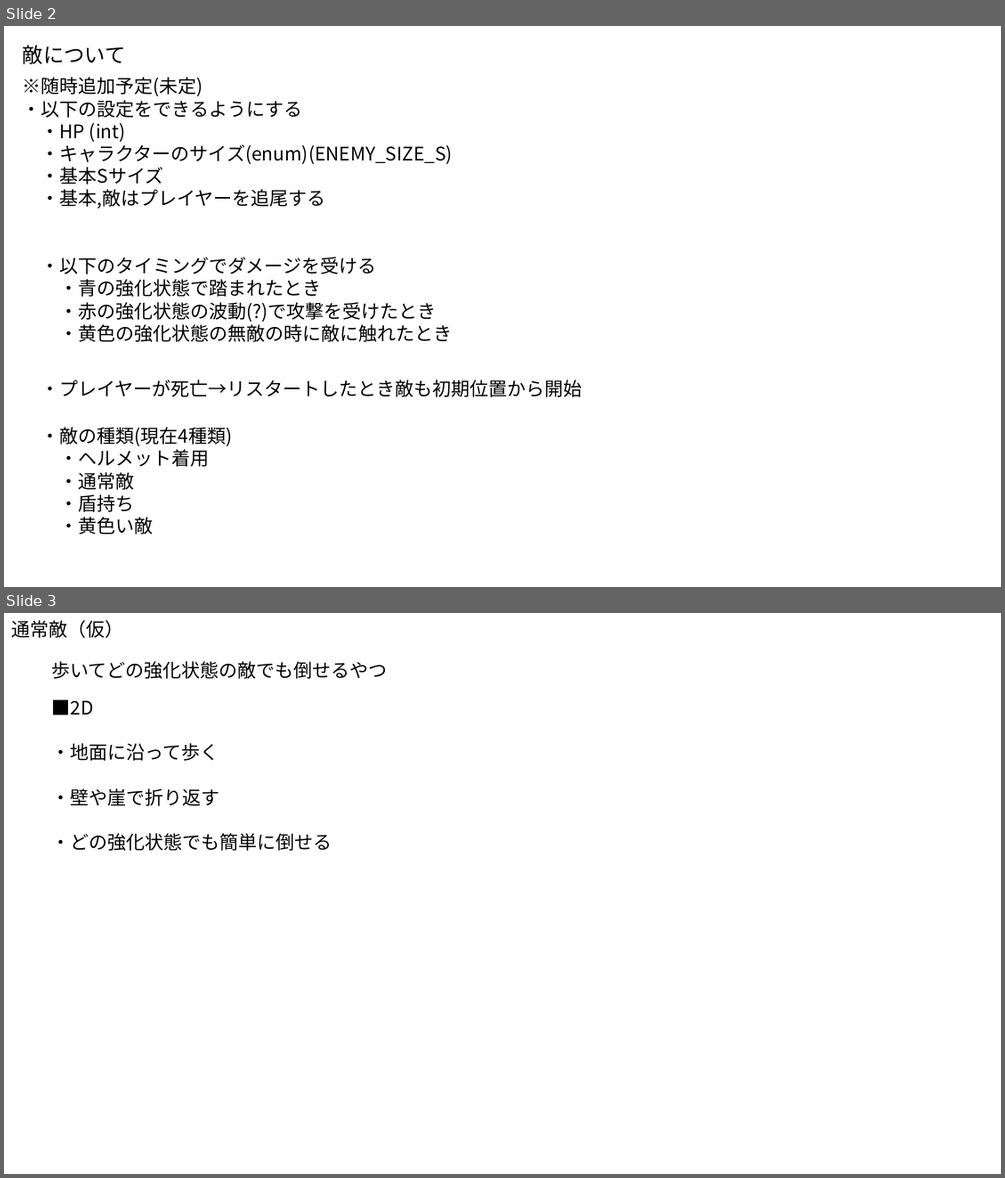
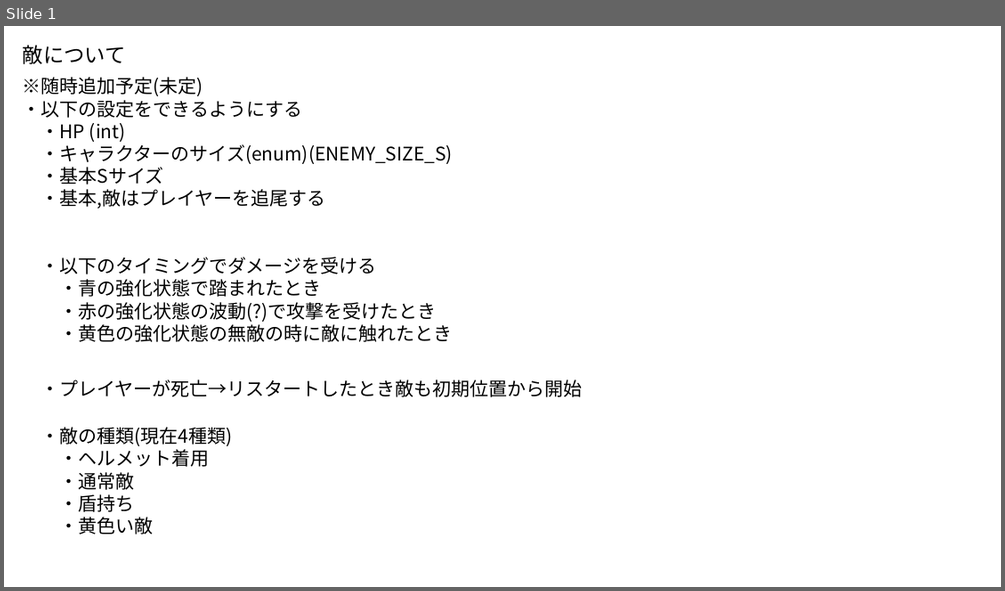
Before and after one commit to Akiyoshi-2/GameProbuctionPractice1, a slide deck: 仕様書/敵.pptx. Shown one above the other, each under a label of ours: slides 2 and 3 before the commit, slide 1 after it. The pictures are 1005x1178 and 1005x591 pixels, drawn with LibreOffice and Linux fonts; fonts in the diff are those of the drawing. Boxes give left, top, right and bottom in pixels: in the first picture for what was removed or moved away, otherwise in the second. Text is boxed around its words. In the diff, an @@ line names an element or a change of style, - is before the commit and + after.

```diff
--- a/仕様書/敵.pptx
+++ b/仕様書/敵.pptx
@@ slide 3 removed at (x1=4, y1=613, x2=1001, y2=1174), background #FFFFFF @@
@@ title removed at (x1=11, y1=620, x2=123, y2=638) @@
-通常敵（仮）
@@ text removed at (x1=51, y1=661, x2=387, y2=679) @@
-歩いてどの強化状態の敵でも倒せるやつ
@@ text removed at (x1=51, y1=699, x2=332, y2=851) @@
-■2D
-・地面に沿って歩く
-・壁や崖で折り返す
-・どの強化状態でも簡単に倒せる
@@ what was slide 2 is now slide 1 @@
```
Also in this commit, not shown: 5 slides added, 4 other slides removed.
